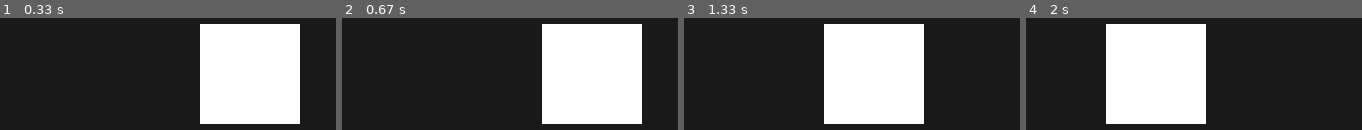
Above: before the commit, frames 1-4 (left to right).
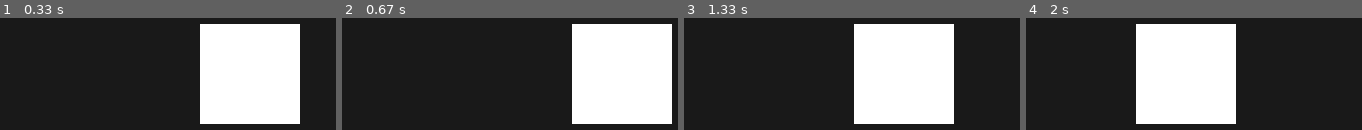
Above: after the commit, the same moments.

Repository: paolomariaguardiani/how_to_make_games_with_python_and_pygame
Game: pygame game, started from Sezione 4 - hangling inputs from the player/main_2.py
The game is run twice, just before and just after one commit, with the same random seed, the same clock (stepped at 60 frames per second) and the same inputs.
Inputs (mouse positions are in pixels of both pictures, inside the frame that each line leads up to):
- Up to frame 1 (0.33 s): no input
- Up to frame 2 (0.67 s): right-click (outside the picture) at 0.38 s
- Up to frame 3 (1.33 s): click (outside the picture) at 0.72 s; click (outside the picture) at 1.05 s
- Up to frame 4 (2 s): click (1146, 50) at 1.38 s; click (outside the picture) at 1.72 s

Frame 1 is identical in both runs. In frame 2, 16% of the frame differs, in the area x 59-99%, y 5-95%; in frame 3, 16%; in frame 4, 16%.

Commit message:
section 4 finished

Diff:
--- a/Sezione 4 - hangling inputs from the player/main_2.py
+++ b/Sezione 4 - hangling inputs from the player/main_2.py
@@ -41,7 +41,7 @@
     # pygame.BUTTON_LEFT is 1, pygame.BUTTON_MIDDLE is 2, pygame.BUTTON_RIGHT is 3
     if mouse[pygame.BUTTON_LEFT - 1]: # -1 because pygame.BUTTON_LEFT is 1, but in the tuple is 0 position
         myRect.x -= speed
-    elif mouse[1]:
+    elif mouse[pygame.BUTTON_RIGHT -1]: # elif mouse[2] is also correct
         myRect.x += speed
     print(mouse)
     print(pygame.BUTTON_LEFT, pygame.BUTTON_MIDDLE, pygame.BUTTON_RIGHT)
